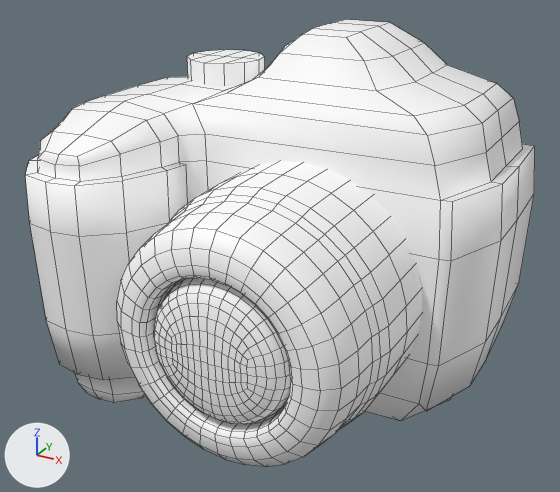
What one commit did to the FBX model Assets/Models/camera.fbx.
Rendered twice from a camera (50 mm lens) standing at (1.054, -1.855, 1.408) and looking at (0.038, -0.009, 0.485). Arrows for +X, +Y and +Z are at lower left; the lights stay in place. Mesh edges are drawn as thin lines. Where no turn or scale is listed for an object, it has been applied to the vertices. Vertices at the same position are counted once.

The older version as bpy lines, for what is in view:
```python
me_mesh = bpy.data.meshes.new('Mesh')
me_mesh.from_pydata(...)  # 955 vertices, 925 faces; spans x -0.653..0.653, y -0.571..0.571, z 0.0..1.092
me_mesh.materials.append(mat_camera)  # its picture is missing
ob_camera = bpy.data.objects.new('Camera', me_mesh)
ob_camera.location = (0.0, 0.0, 0.0)
```
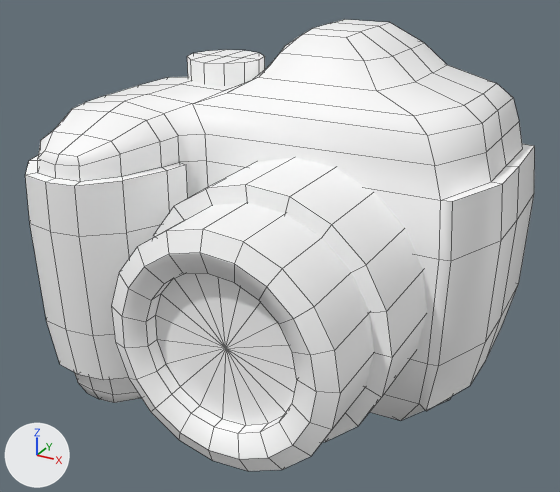
The newer file is also rescaled (x1.515), turned or shifted as a whole; pictures and numbers use the older file's frame.

Changed parts and their boxes [x1, y1, x2, y2] in the pictures (560 x 492 px):
'Camera', reshaped: before [25, 19, 535, 466]; after [25, 19, 535, 471]
part 1 of me_mesh, rebuilt: before [117, 161, 423, 466]; after [112, 203, 374, 471]
part 2 of me_mesh, added: after [153, 157, 427, 442]

The change, as a list of edits to the scene's bpy script:
```text
Change me_mesh:
    used by ob_camera; location = (0.0, 0.0, 0.0)
    remove me_mesh.from_pydata(...)  # 955 vertices, 925 faces; spans x -0.653..0.653, y -0.571..0.571, z 0.0..1.092
    add me_mesh.from_pydata(...)  # 466 vertices, 448 faces; spans x -0.653..0.653, y -0.553..0.571, z 0.0..1.092
    me_mesh part 1: the loose piece of 641 vertices spanning x -0.204..0.511, y -0.571..-0.057, z 0.066..0.782 is rebuilt with 96 vertices and now spans x -0.161..0.478, y -0.553..0.04, z 0.105..0.746
    me_mesh part 2: a new loose piece of 39 vertices spanning x -0.206..0.523, y -0.339..0.314, z 0.06..0.791, in mat_camera (its picture is missing)
```
